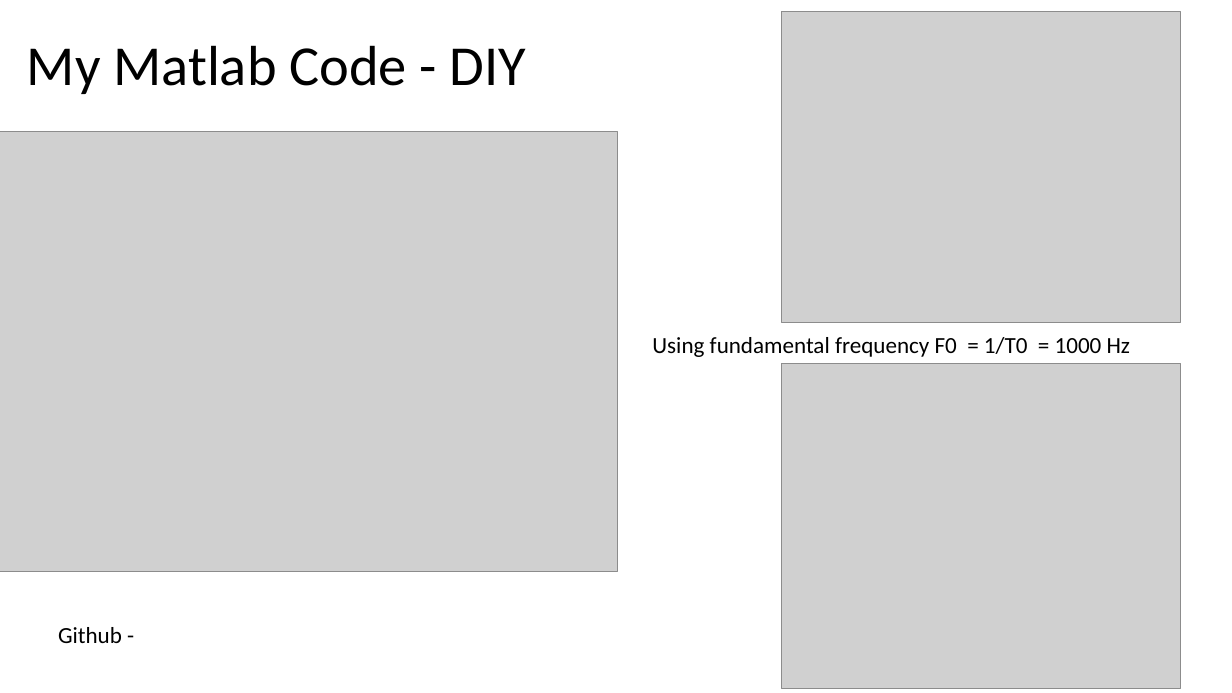
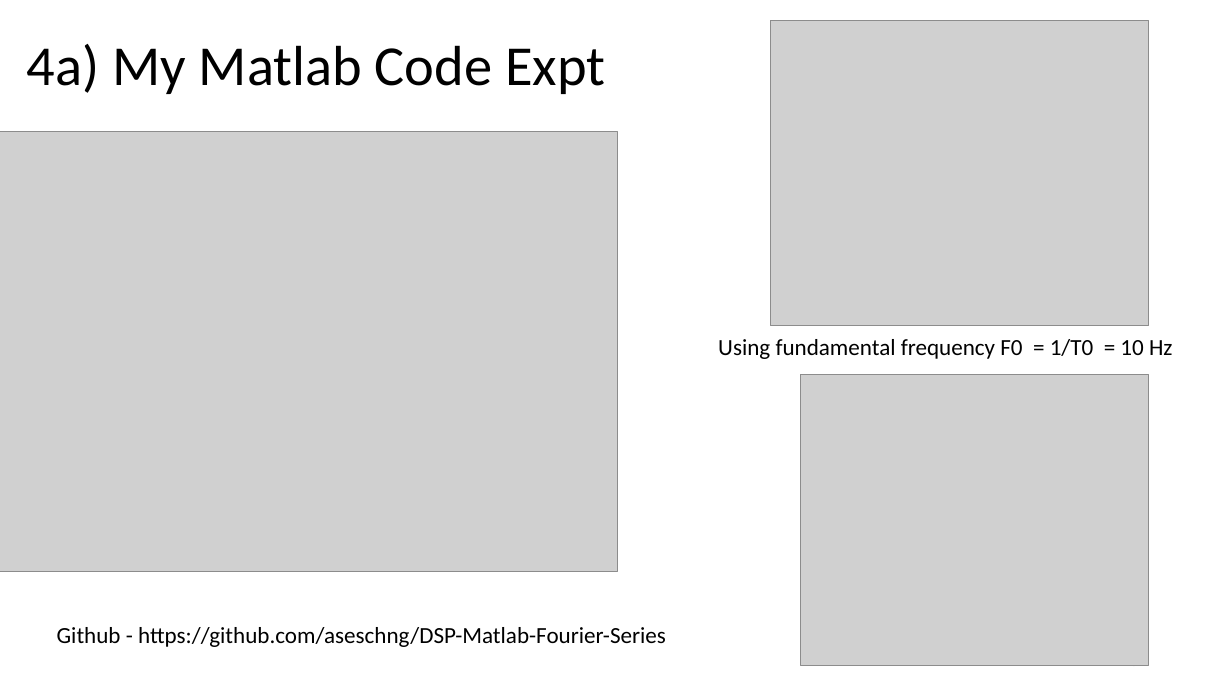
Before and after one commit to aseschng/DSP-Matlab-Fourier-Series, a slide deck: slide 6 of FourierIntro_v1_CES.pptx (slide 7 before the commit). Drawn at 1232x693 pixels with LibreOffice and Linux fonts; fonts in the diff are those of the drawing; grey boxes stand for pictures. Boxes give left, top, right and bottom in pixels: in the first picture for what was removed or moved away, otherwise in the second. Text is boxed around its words. In the diff, an @@ line names an element or a change of style, - is before the commit and + after.

```diff
--- a/FourierIntro_v1_CES.pptx
+++ b/FourierIntro_v1_CES.pptx
@@ picture: place and size @@
-picture at [781,12,1180,323]
+picture at [771,20,1149,326]
@@ title at [27,44,605,94]: text changed @@
-My Matlab Code - DIY
+4a) My Matlab Code Expt
@@ text at [718,339,1173,359]: text changed @@
-Using fundamental frequency F0 = 1/T0 = 1000 Hz
+Using fundamental frequency F0 = 1/T0 = 10 Hz
@@ picture: place and size @@
-picture at [781,363,1180,689]
+picture at [800,374,1149,665]
@@ text at [57,627,666,647]: text changed @@
-Github -
+Github - https://github.com/aseschng/DSP-Matlab-Fourier-Series
@@ page number added at [1130,665,1138,671], 12 pt, text #8C8C8C @@
+6
```
Also in this commit, not shown: 7 other slides changed, 1 slide added, 2 other files.
